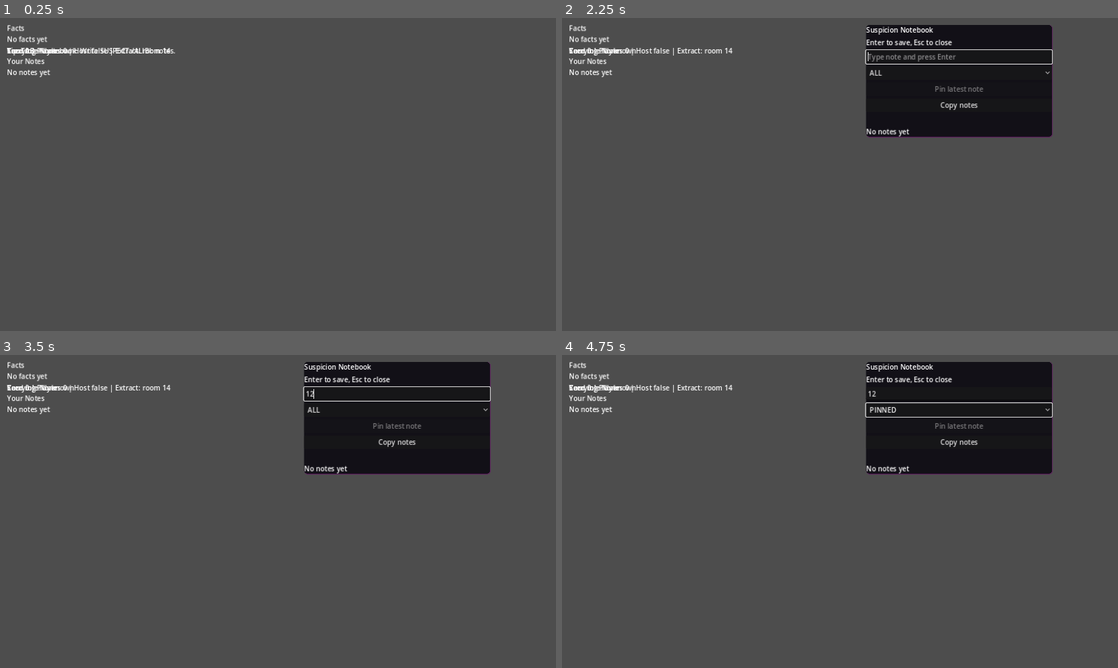
Above: before the commit, frames 1-4 (two rows, left to right).
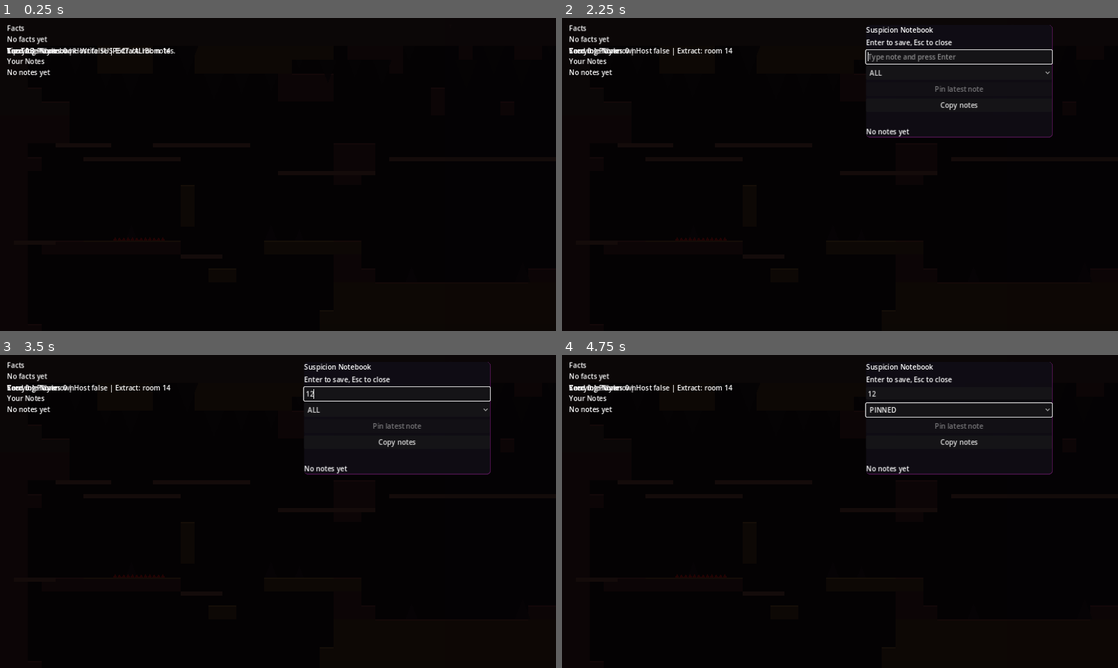
Above: after the commit, the same moments.

Repository: Jordans14/DeductionDelve
Game: Godot game, scene res://scenes/Game.tscn
The game is run twice, just before and just after one commit, with the same random seed, the same clock (stepped at 60 frames per second) and the same inputs. This scene is started directly instead of the project's main scene.
Inputs (mouse positions are in pixels of both pictures, inside the frame that each line leads up to):
- Up to frame 1 (0.25 s): no input
- Up to frame 2 (2.25 s): tap Enter (ui_accept) at 0.5, 0.77, 1.25, 1.52, 2 s; hold X 0.53-1.28 s; hold Right (ui_right) 0.53-2.03 s; tap Tab at 1.35 s; hold Left (ui_left) from 2.03 s (still down); tap N at 2.1 s
- Up to frame 3 (3.5 s): release Left (ui_left) at 2.75 s; click (394, 392) at 2.77 s; type "12" at 2.85 s
- Up to frame 4 (4.75 s): click "ALL" at 3.5 s; click "Copy notes" at 4.25 s

The runs differ from the first frame. In frame 1, 100% of the frame differs, in the area x 0-100%, y 0-100%; in frame 2, 88%; in frame 3, 88%; in frame 4, 88%.
Error before the commit: Parse Error: Cannot infer the type of "is_floor" variable because the value doesn't have a set type. (res://src/gen/room_builder.gd:389)

Commit message:
Fix empty world: implemented optimized horizontal-merged wall rendering and global grid drawing. Reduced grid to 8x4 for stability.

Diff:
--- a/godot/src/gen/room_builder.gd
+++ b/godot/src/gen/room_builder.gd
@@ -3,8 +3,8 @@
 # ============================================================
 # WORLD CONSTANTS
 # ============================================================
-const COLS := 10
-const ROWS := 6
+const COLS := 8
+const ROWS := 4
 const ROOM_WIDTH  : float = 1024.0
 const ROOM_HEIGHT : float = 768.0
 const T_SIZE      : float = 32.0
@@ -82,11 +82,14 @@
 	# ── Stage 9: Draw atmosphere background ───────────────
 	_draw_background()
 
-	# ── Stage 10: Render all room chunks ──────────────────
+	# ── Stage 10: Render GLOBAL walls with horizontal merging ──
+	_render_all_walls(grid)
+
+	# ── Stage 11: Render specific room decorations ────────
 	for room in room_chain:
-		_render_room(room, grid, run_seed)
-
-	# ── Stage 11: Floating platforms in vertical drops ─────
+		_render_room_decorations(room, grid, run_seed)
+
+	# ── Stage 12: Floating platforms in vertical drops ─────
 	_place_platforms(grid, run_seed)
 
 # ============================================================
@@ -351,9 +354,49 @@
 	add_child(darkness)
 
 # ============================================================
-# STAGE 10: RENDER ROOM CHUNKS
-# ============================================================
-func _render_room(room: Dictionary, grid: Array, run_seed: int) -> void:
+# STAGE 10: RENDER GLOBAL WALLS (Optimized with merging)
+# ============================================================
+func _render_all_walls(grid: Array) -> void:
+	var wall_root := Node2D.new()
+	wall_root.name = "Walls"
+	add_child(wall_root)
+
+	for y in range(GH):
+		var start_x := -1
+		for x in range(GW):
+			var is_wall = bool(grid[x][y])
+			if is_wall and start_x < 0:
+				start_x = x
+			elif not is_wall and start_x >= 0:
+				_render_wall_segment(wall_root, start_x, y, x - start_x, grid)
+				start_x = -1
+		if start_x >= 0:
+			_render_wall_segment(wall_root, start_x, y, GW - start_x, grid)
+
+func _render_wall_segment(parent: Node2D, tx: int, ty: int, length: int, grid: Array) -> void:
+	var wc := _wall_color_at(tx, ty)
+	var is_global_floor = ty >= GH - 4
+	if is_global_floor:
+		wc = wc.darkened(0.2).lerp(Color(0.2, 0.2, 0.25), 0.5)
+
+	var world_x := float(tx) * T_SIZE
+	var world_y := float(ty) * T_SIZE
+	var world_w := float(length) * T_SIZE
+
+	_add_solid_box(parent, wc, world_x, world_y, world_w, T_SIZE)
+
+	# Add rims for the whole segment
+	for i in range(length):
+		var cur_x := tx + i
+		# Check if air above
+		if ty > 0 and not bool(grid[cur_x][ty - 1]):
+			var rim_col := _biome_rim_at(cur_x, ty)
+			_add_rim(parent, float(cur_x) * T_SIZE, world_y, T_SIZE, rim_col)
+
+# ============================================================
+# STAGE 11: ROOM-SPECIFIC DECORATIONS
+# ============================================================
+func _render_room_decorations(room: Dictionary, grid: Array, run_seed: int) -> void:
 	var slot   : int = int(room.get("slot", 0))
 	var grid_x : int = slot % COLS
 	var grid_y : int = slot / COLS
@@ -364,44 +407,16 @@
 	room_node.position = Vector2(float(grid_x) * ROOM_WIDTH, float(grid_y) * ROOM_HEIGHT)
 	add_child(room_node)
 
-	# Very subtle ambient biome tint (sampled at chunk centre — organic blob)
+	# Very subtle ambient biome tint
 	var cx_t : int = sx + CHUNK_W / 2
 	var cy_t : int = sy + CHUNK_H / 2
 	var amb := _biome_ambient_at(cx_t, cy_t)
 	var tint := Polygon2D.new()
-	tint.color = Color(amb.r, amb.g, amb.b, 0.06)
-	tint.polygon = PackedVector2Array([
-		Vector2(0,0), Vector2(ROOM_WIDTH,0),
-		Vector2(ROOM_WIDTH,ROOM_HEIGHT), Vector2(0,ROOM_HEIGHT)
-	])
+	tint.color = Color(amb.r, amb.g, amb.b, 0.05)
+	tint.polygon = PackedVector2Array([Vector2(0,0), Vector2(ROOM_WIDTH,0), Vector2(ROOM_WIDTH,ROOM_HEIGHT), Vector2(0,ROOM_HEIGHT)])
 	room_node.add_child(tint)
 
-	# Draw wall tiles with per-tile biome color + rim-light on exposed tops
-	for lx in range(CHUNK_W):
-		for ly in range(CHUNK_H):
-			var cur_x := sx + lx
-			var cur_y := sy + ly
-			var is_wall : bool = grid[cur_x][cur_y]
-			if is_wall:
-				var wc := _wall_color_at(cur_x, cur_y)
-
-				# Check if this is a "floor" surface (wall with air above)
-				var is_floor := ly > 0 and not grid[cur_x][cur_y - 1]
-				var is_global_floor := cur_y >= GH - 4
-
-				if is_global_floor:
-					wc = wc.darkened(0.2).lerp(Color(0.2, 0.2, 0.25), 0.5) # Dark slate for global floor
-				elif is_floor:
-					wc = wc.lightened(0.05) # Slightly lighter for walkable surfaces
-
-				_add_solid_box(room_node, wc, float(lx)*T_SIZE, float(ly)*T_SIZE, T_SIZE, T_SIZE)
-
-				# Rim highlight: multi-layered for better art direction
-				if is_floor:
-					var rim_col := _biome_rim_at(cur_x, cur_y)
-					_add_rim(room_node, float(lx)*T_SIZE, float(ly)*T_SIZE, T_SIZE, rim_col)
-
-	# Stalactites / stalagmites — decorative only, no physics
+	# Stalactites / stalagmites
 	_add_formations(room_node, grid, sx, sy)
 
 	# Hazard spikes
@@ -413,11 +428,11 @@
 			if grid[sx + stx][sy + ly]: spy = float(ly)*T_SIZE - 8.0; break
 		_add_spikes(room_node, float(stx)*T_SIZE - 60.0, spy, 120.0)
 
-	# Room indicator label — minimal, shows type letter only
+	# Labels and Indicators
 	var type_str : String = str(room.get("type", "?"))
 	var label := Label.new(); label.position = Vector2(10, 10)
 	label.text = type_str[0].to_upper()
-	label.add_theme_color_override("font_color", Color(amb, 0.4))
+	label.add_theme_color_override("font_color", Color(amb.r, amb.g, amb.b, 0.4))
 	label.add_theme_font_size_override("font_size", 11)
 	room_node.add_child(label)
 
